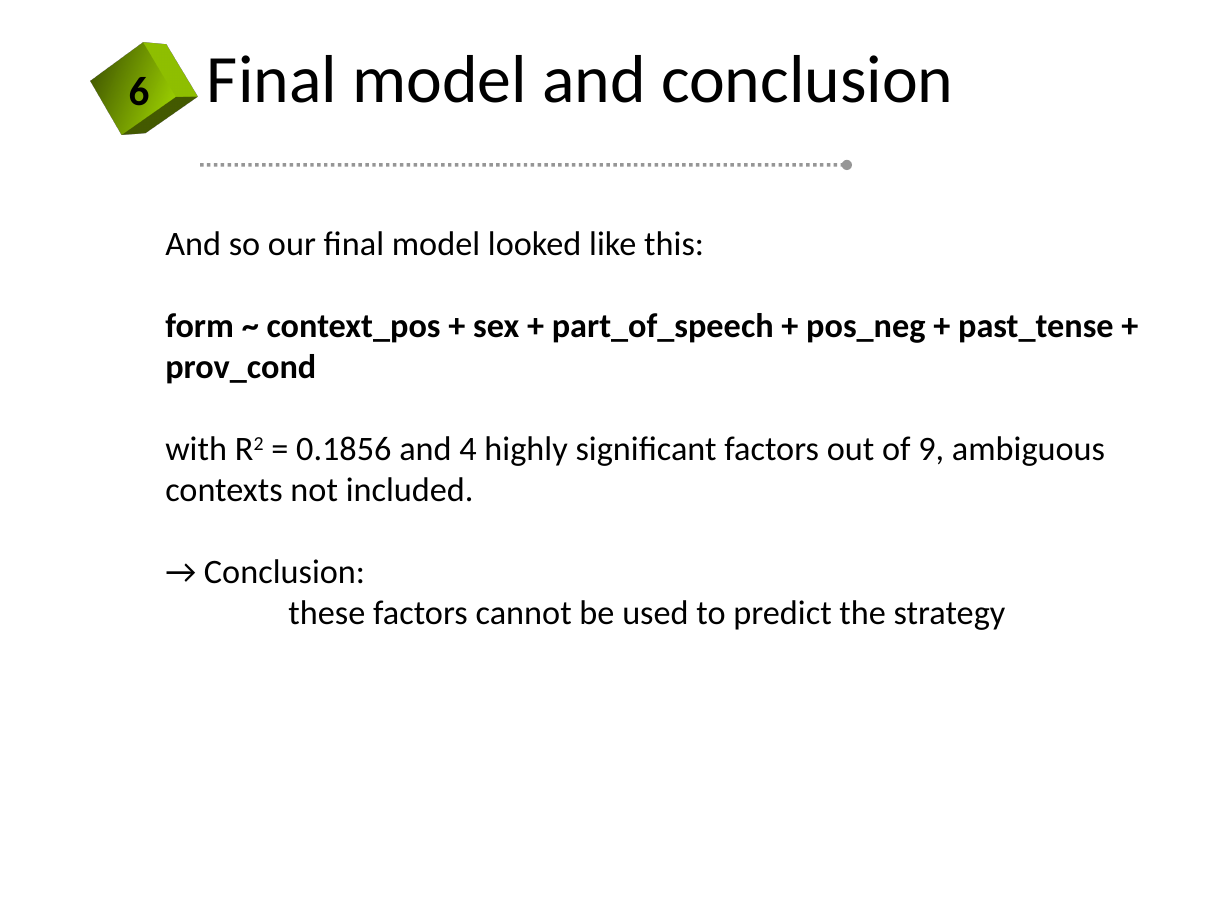
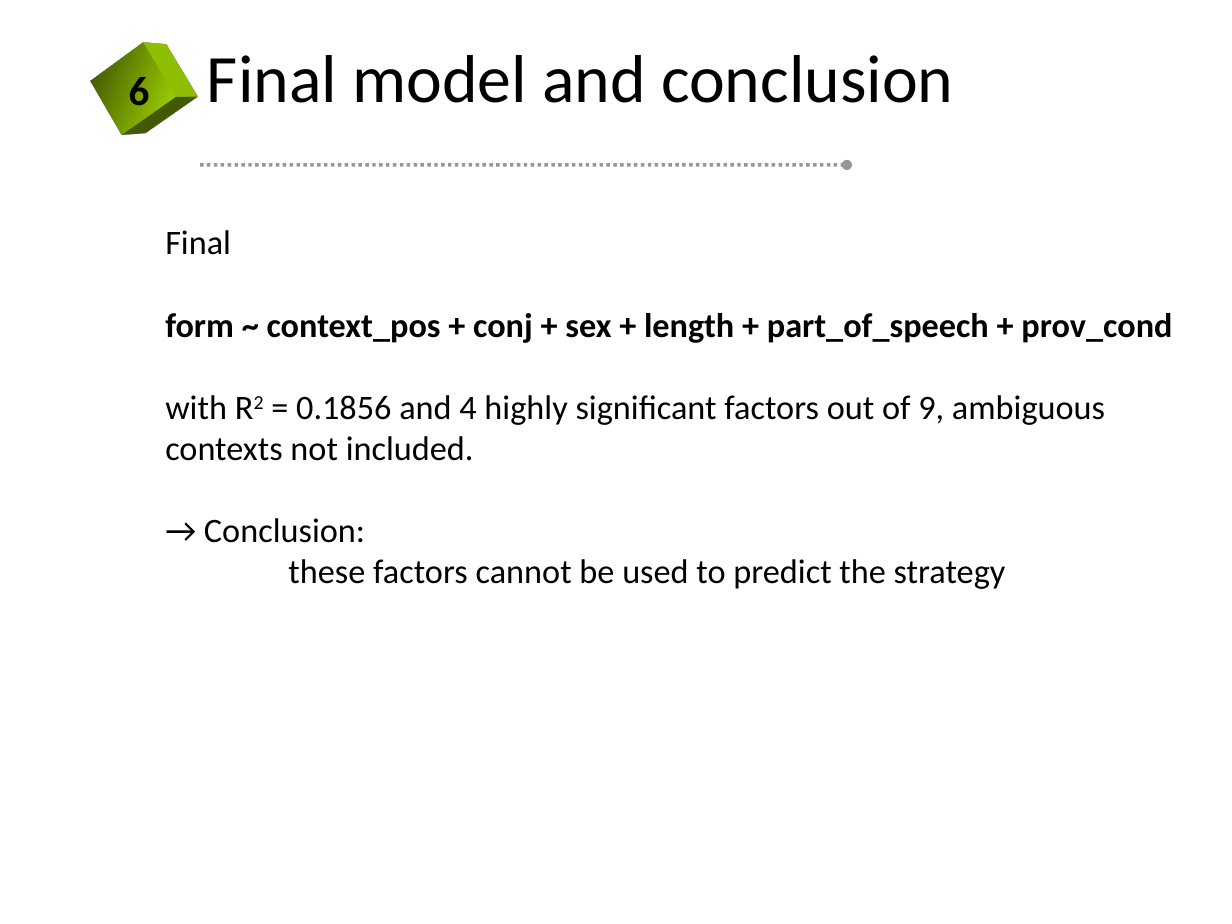
Before and after one commit to kateabr/r_project_data, a slide deck: slide 27 of slides.pptx (slide 12 before the commit). Drawn at 1232x924 pixels with LibreOffice and Linux fonts; fonts in the diff are those of the drawing; background and template pictures are left out. Boxes give left, top, right and bottom in pixels: in the first picture for what was removed or moved away, otherwise in the second. Text is boxed around its words. In the diff, an @@ line names an element or a change of style, - is before the commit and + after.

```diff
--- a/slides.pptx
+++ b/slides.pptx
@@ text at [165, 230, 1172, 343]: text changed @@
-And so our final model looked like this:
-form ~ context_pos + sex + part_of_speech + pos_neg + past_tense + prov_cond
+Final
+form ~ context_pos + conj + sex + length + part_of_speech + prov_cond
```
Also in this commit, not shown: 7 other slides changed, 17 slides added, 1 slide removed.
